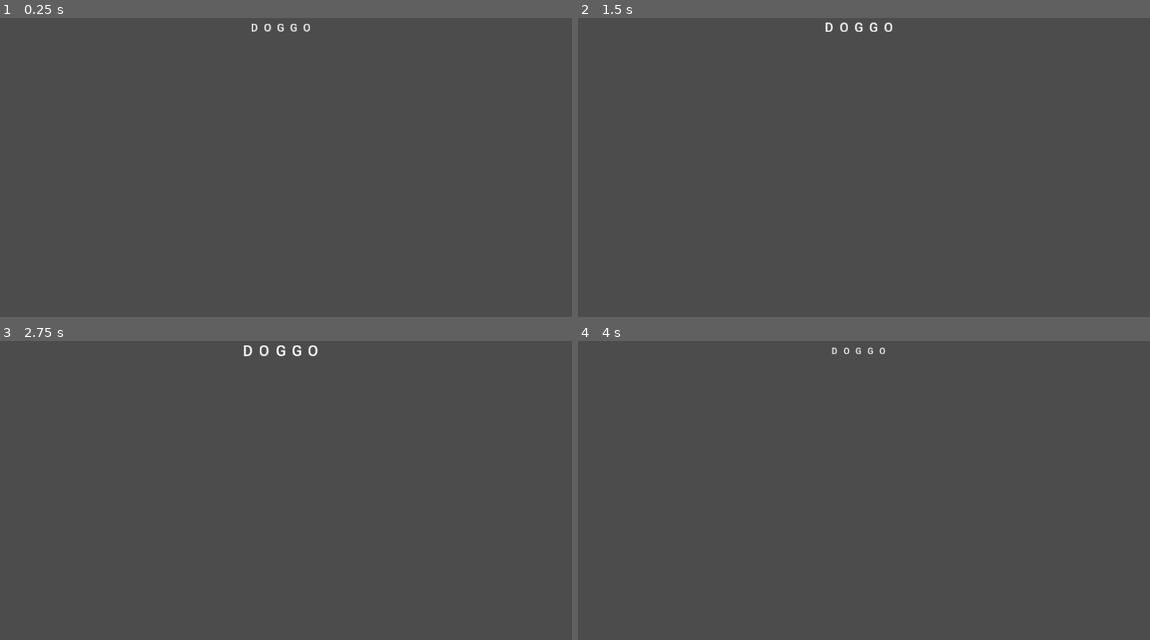
Above: before the commit, frames 1-4 (two rows, left to right).
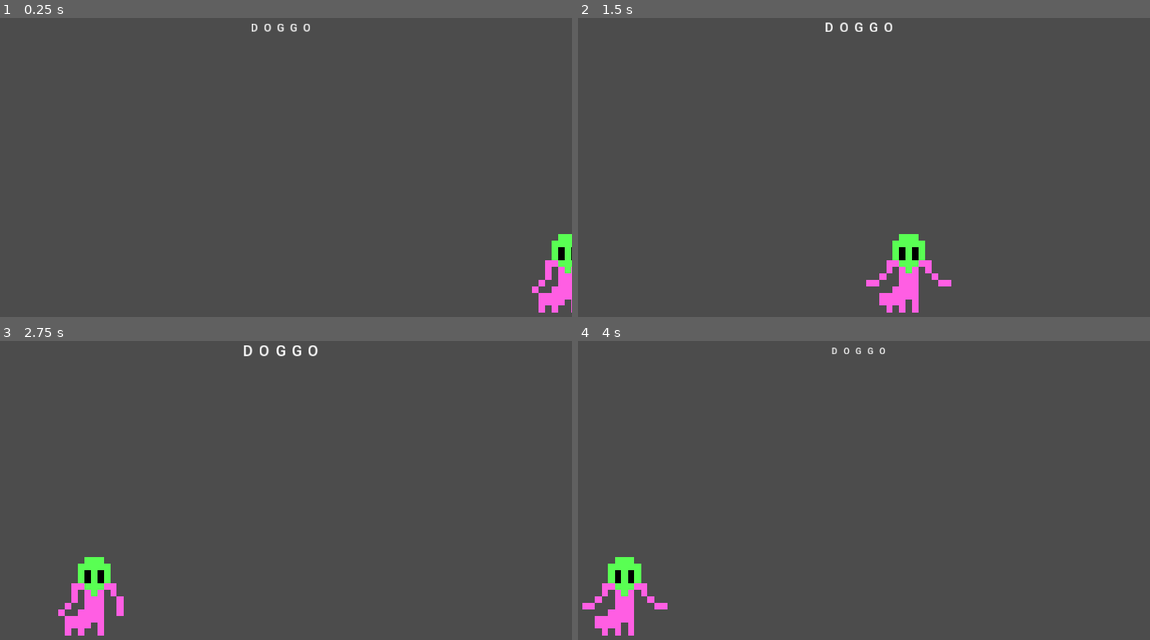
Above: after the commit, the same moments.

Repository: the-g-force/FamJam-February2021
Game: Godot game, scene res://src/GameplayLevel.tscn
Same seed, same stepped clock (60 frames per second), same inputs: the game is played once before the commit and once after it. This scene is started directly instead of the project's main scene.
Inputs:
- Up to frame 1 (0.25 s): no input
- Up to frame 2 (1.5 s): tap Enter at 0.5 s
- Up to frame 3 (2.75 s): no input
- Up to frame 4 (4 s): no input

The runs differ from the first frame. In frame 1, 1.0% of the frame differs, in the area x 93-100%, y 72-99%; in frame 2, 1.5%; in frame 3, 1.5%, in the area x 10-22%, y 72-99%; in frame 4, 1.5%.

Commit message:
Add alien to main screen

Diff:
--- a/project/src/Alien1.tscn
+++ b/project/src/Alien1.tscn
@@ -4,18 +4,22 @@
 
 
 [sub_resource type="AtlasTexture" id=1]
+flags = 4
 atlas = ExtResource( 1 )
 region = Rect2( 0, 0, 150, 138 )
 
 [sub_resource type="AtlasTexture" id=2]
+flags = 4
 atlas = ExtResource( 1 )
 region = Rect2( 150, 0, 150, 138 )
 
 [sub_resource type="AtlasTexture" id=3]
+flags = 4
 atlas = ExtResource( 1 )
 region = Rect2( 0, 138, 150, 138 )
 
 [sub_resource type="AtlasTexture" id=4]
+flags = 4
 atlas = ExtResource( 1 )
 region = Rect2( 150, 138, 150, 138 )
 
--- a/project/src/GameplayLevel.gd
+++ b/project/src/GameplayLevel.gd
@@ -1,10 +1,41 @@
 extends Control
 
 onready var _word := $FancyWord
+
+var _aliens := [
+	preload("res://src/Alien1.tscn")
+]
+
+
+func _ready():
+	_new_alien()
+
 
 func _input(event):
 	if event is InputEventKey and event.is_pressed() and not event.is_echo():
 		var key_event := event as InputEventKey
 		var the_char := char(event.unicode)
 		var success : bool = _word.attempt(the_char)
-		print ("success" if success else "fail")
+		match success:
+			true:
+				var complete:bool = _word.is_complete()
+				if complete:
+					$Alien.get_child(0).queue_free()
+					print("Alien Defeated")
+					_new_alien()
+				else:
+					print("Yay, you can type!")
+			false:
+				print("You failed, man!")
+
+
+func _new_alien():
+	$AnimationPlayer.stop(true)
+	var alien:AnimatedSprite = _aliens[randi()%_aliens.size()].instance()
+	$Alien.add_child(alien)
+	$AnimationPlayer.play("AlienAttack")
+
+
+func _on_AnimationPlayer_animation_finished(anim_name:String):
+	if anim_name == "AlienAttack":
+		print("You Lose!")
--- a/project/src/GameplayLevel.tscn
+++ b/project/src/GameplayLevel.tscn
@@ -1,7 +1,23 @@
-[gd_scene load_steps=3 format=2]
+[gd_scene load_steps=4 format=2]
 
 [ext_resource path="res://src/FancyWord.tscn" type="PackedScene" id=1]
 [ext_resource path="res://src/GameplayLevel.gd" type="Script" id=2]
+
+[sub_resource type="Animation" id=1]
+resource_name = "AlienAttack"
+length = 3.0
+tracks/0/type = "value"
+tracks/0/path = NodePath("Alien:position")
+tracks/0/interp = 1
+tracks/0/loop_wrap = true
+tracks/0/imported = false
+tracks/0/enabled = true
+tracks/0/keys = {
+"times": PoolRealArray( 0, 3 ),
+"transitions": PoolRealArray( 1, 1 ),
+"update": 0,
+"values": [ Vector2( 1100, 450 ), Vector2( 100, 450 ) ]
+}
 
 [node name="GameplayLevel" type="Control"]
 anchor_right = 1.0
@@ -12,3 +28,10 @@
 }
 
 [node name="FancyWord" parent="." instance=ExtResource( 1 )]
+
+[node name="Alien" type="Node2D" parent="."]
+position = Vector2( 100, 450 )
+
+[node name="AnimationPlayer" type="AnimationPlayer" parent="."]
+anims/AlienAttack = SubResource( 1 )
+[connection signal="animation_finished" from="AnimationPlayer" to="." method="_on_AnimationPlayer_animation_finished"]
